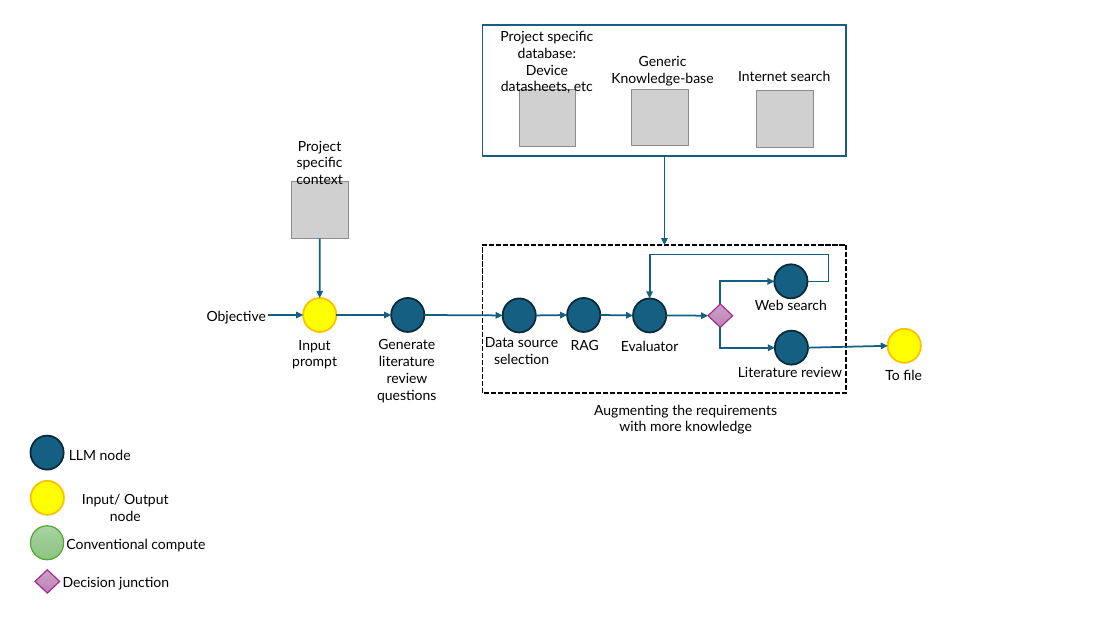
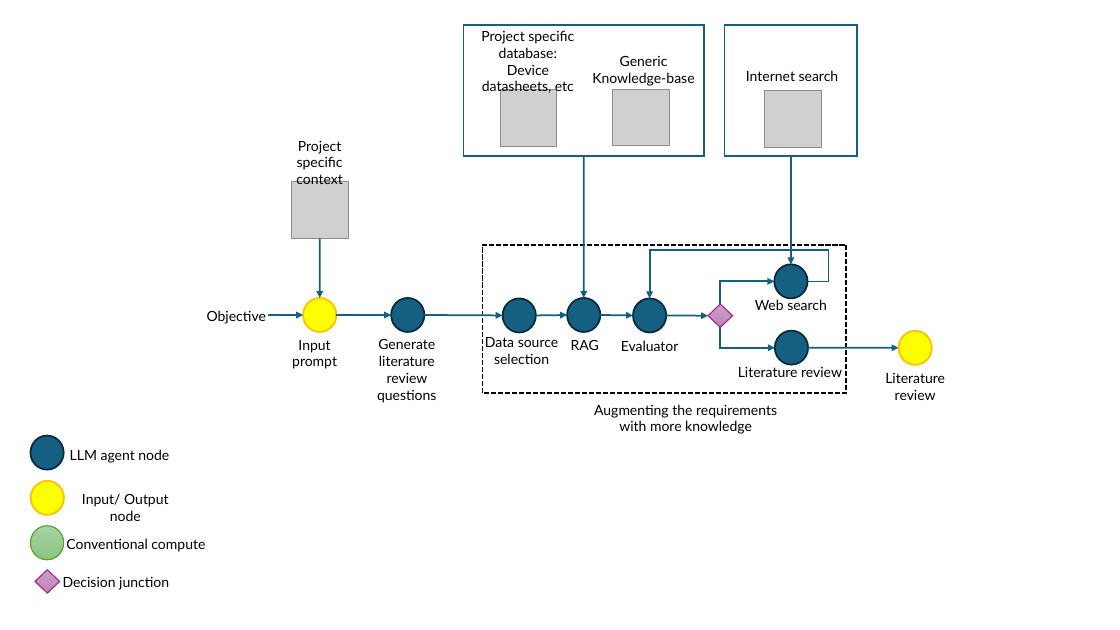
Before and after one commit to sarashs/FPGA_AGI, a slide deck: slide 3 of FPGA_AGI_v2.pptx. Drawn at 1120x630 pixels with LibreOffice and Linux fonts; fonts in the diff are those of the drawing; grey boxes stand for pictures. Boxes give left, top, right and bottom in pixels: in the first picture for what was removed or moved away, otherwise in the second. Text is boxed around its words. In the diff, an @@ line names an element or a change of style, - is before the commit and + after.

```diff
--- a/FPGA_AGI_v2.pptx
+++ b/FPGA_AGI_v2.pptx
@@ rectangle: place and size @@
-rectangle at (482, 24, 846, 155)
+rectangle at (464, 24, 705, 155)
@@ 2 pictures, 2 texts: place and size @@
-2 pictures, 2 texts at (500, 30, 713, 147)
+2 pictures, 2 texts at (481, 30, 694, 147)
@@ rectangle added at (725, 24, 858, 155), fill #FFFFFF, outline #156082 1.5 pt @@
@@ arrow moved from (665, 156) - (665, 245) to (584, 156) - (584, 298) @@
@@ elbow arrow added from (791, 156) to (791, 265), #156082 1.5 pt @@
@@ elbow arrow (807, 281) - (649, 298): route changed @@
@@ arrow moved from (808, 348) - (888, 346) to (808, 348) - (899, 348) @@
@@ 1 picture, 1 text, 1 ellipse: place and size @@
-1 picture, 1 text, 1 ellipse at (738, 70, 922, 363)
+1 picture, 1 text, 1 ellipse at (746, 70, 933, 365)
@@ text at (885, 373, 945, 400): text changed @@
-To file
+Literature review
@@ text at (70, 449, 169, 463): text changed @@
-LLM node
+LLM agent node
```
Also in this commit, not shown: 1 other slide changed, 4 other files.
